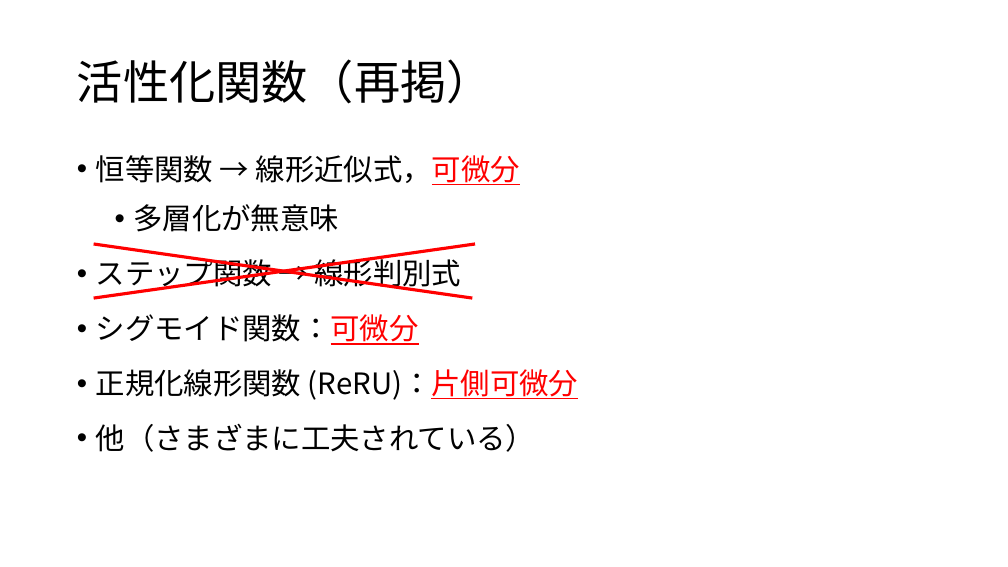
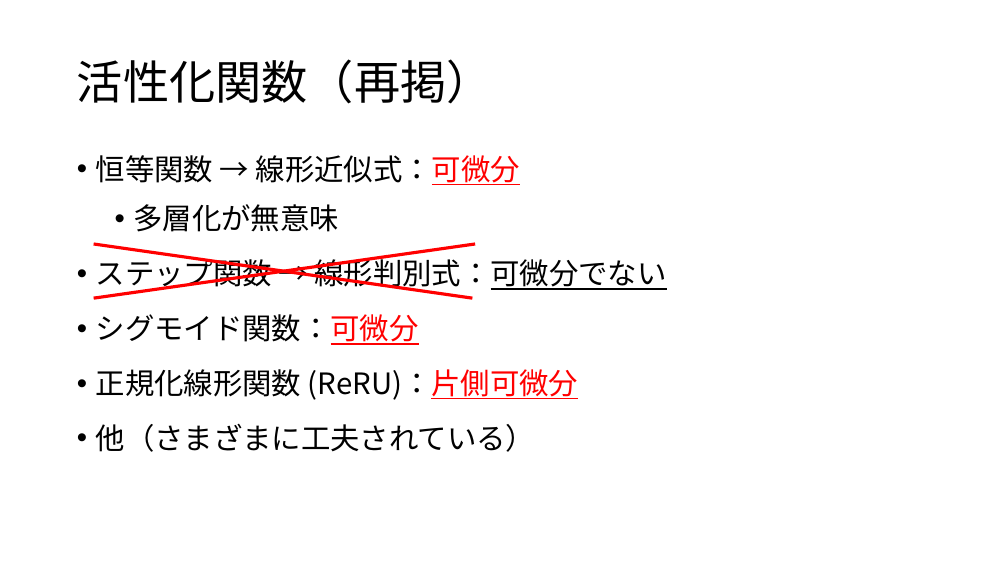
Before and after one commit to aliquisgg-hub/pages, a slide deck: slide 9 of Sc387/part10/FNN+BP.pptx (slide 4 before the commit). Drawn at 1008x567 pixels with LibreOffice and Linux fonts; fonts in the diff are those of the drawing. Boxes give left, top, right and bottom in pixels: in the first picture for what was removed or moved away, otherwise in the second. Text is boxed around its words. In the diff, an @@ line names an element or a change of style, - is before the commit and + after.

```diff
--- a/Sc387/part10/FNN+BP.pptx
+++ b/Sc387/part10/FNN+BP.pptx
@@ text at bbox=[96, 155, 520, 185]: text changed @@
-• 恒等関数 → 線形近似式，可微分
+• 恒等関数 → 線形近似式：可微分
@@ text at bbox=[96, 254, 666, 292]: text changed @@
-• ステップ関数 → 線形判別式
+• ステップ関数 → 線形判別式：可微分でない
```
Also in this commit, not shown: 11 other slides changed, 1 slide added, 3 other files.
